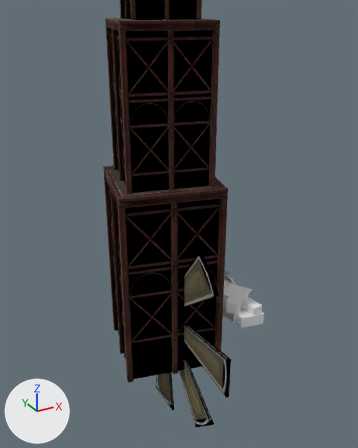
The glTF model nates-windmill/data/jakob/buildings/public/nates_windmill/windmill.gltf: old version first, new version second.
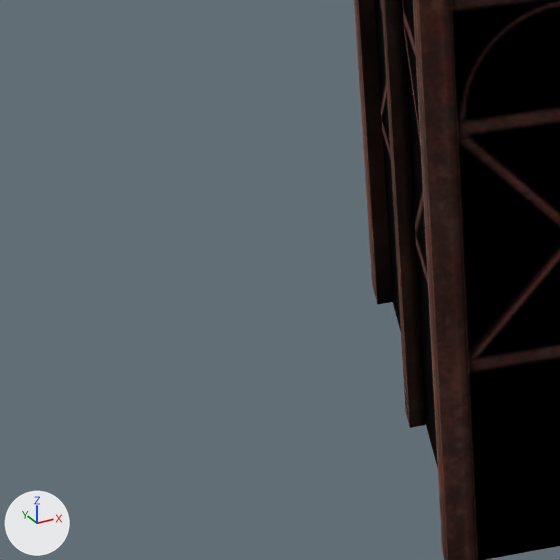
Each version appears first from a 50 mm lens placed at (-1.866, -3.711, 2.734), pointed at (0.095, -0.146, 0.951), and next in a close-up on the part from 12% to 42% of the width and 61% to 85% of the height. The lights are fixed; the arrows at lower left show +X, +Y and +Z. Objects named as collision shapes, trigger or cutter boxes, shadow casters or lower levels of detail are left out. Where no turn or scale is listed for an object, it has been applied to the vertices.

In view in the first close-up: '_main_lod0'.
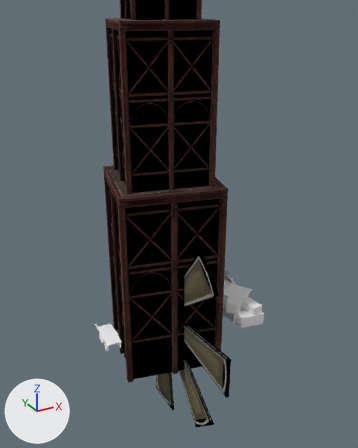
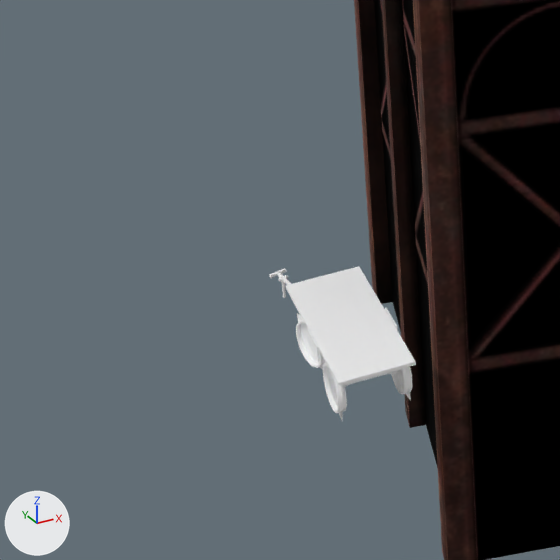
The change, as a diff of the scene's bpy script:
```diff
--- a/nates-windmill/data/jakob/buildings/public/nates_windmill/windmill.gltf.py
+++ b/nates-windmill/data/jakob/buildings/public/nates_windmill/windmill.gltf.py
@@ mat_material_0_003 @@
+mat_material_0_003 = principled_material('Material_0.003')
+mat_material_0_003.base_color = (1.0, 1.0, 1.0)  # white #ffffff
+mat_material_0_003.metallic = 1.0
+mat_material_0_003.roughness = 1.0
@@ me_data_graphics_props_vehicles_flatbedwagon_01_prp @@
+me_data_graphics_props_vehicles_flatbedwagon_01_prp.from_pydata(...)  # 368 vertices, 588 faces; spans x -0.075..0.074, y -0.161..0.258, z -0.017..0.097
+me_data_graphics_props_vehicles_flatbedwagon_01_prp.materials.append(mat_material_0_003)  # white #ffffff
@@ ob_prop_flatbedwagon1 @@
+ob_prop_flatbedwagon1 = bpy.data.objects.new('prop_flatbedwagon1', me_data_graphics_props_vehicles_flatbedwagon_01_prp)
+ob_prop_flatbedwagon1.location = (-0.661, -0.234, 0.0)
```

Pixel boxes (x1, y1, x2, y2) of what changed, in the close-ups (560 x 560 px):
'prop_flatbedwagon1', added: after (269, 266, 416, 420)
